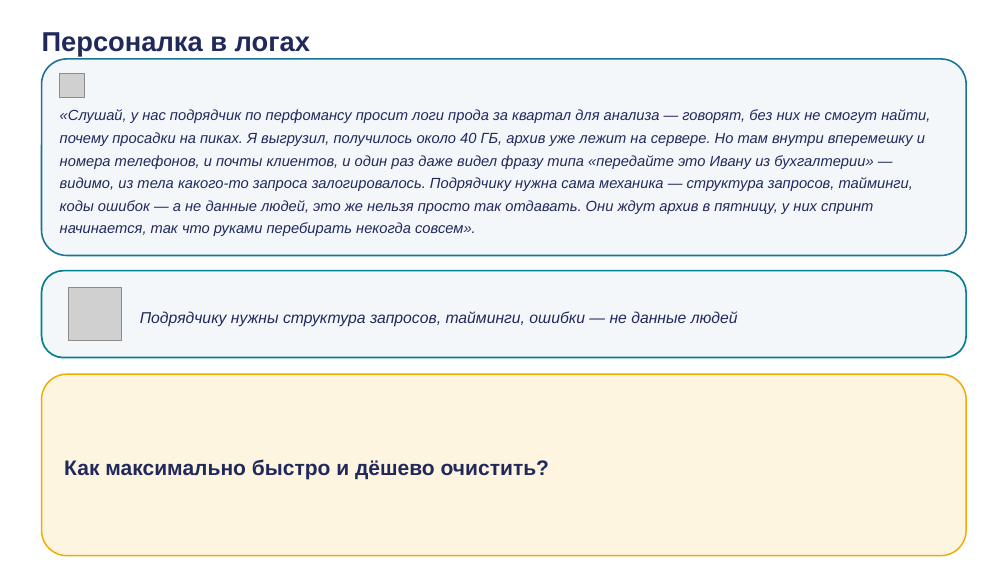
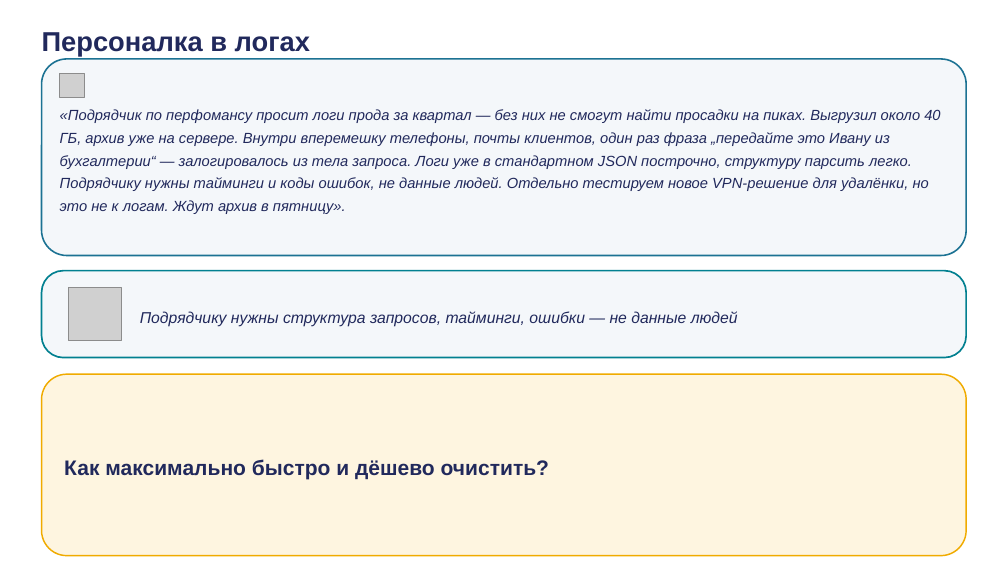
Before and after one commit to tellina-study/AI-usage-lessons, a slide deck: slide 7 of library/seminars/sem-02/rendered/sem-02.pptx. Drawn at 1008x567 pixels with LibreOffice and Linux fonts; fonts in the diff are those of the drawing; grey boxes stand for pictures. Boxes give left, top, right and bottom in pixels: in the first picture for what was removed or moved away, otherwise in the second. Text is boxed around its words. In the diff, an @@ line names an element or a change of style, - is before the commit and + after.

```diff
--- a/library/seminars/sem-02/rendered/sem-02.pptx
+++ b/library/seminars/sem-02/rendered/sem-02.pptx
@@ text at bbox=[60, 109, 940, 214]: text changed @@
-«Слушай, у нас подрядчик по перфомансу просит логи прода за квартал для анализа — говорят, без них не смогут найти, почему просадки на пиках. Я выгрузил, получилось около 40 ГБ, архив уже лежит на сервере. Но там внутри вперемешку и номера телефонов, и почты клиентов, и один раз даже видел фразу типа «передайте это Ивану из бухгалтерии» — видимо, из тела какого-то запроса залогировалось. Подрядчику нужна сама механика — структура запросов, тайминги, коды ошибок — а не данные людей, это же нельзя просто так отдавать. Они ждут архив в пятницу, у них спринт начинается, так что руками перебирать некогда совсем».
+«Подрядчик по перфомансу просит логи прода за квартал — без них не смогут найти просадки на пиках. Выгрузил около 40 ГБ, архив уже на сервере. Внутри вперемешку телефоны, почты клиентов, один раз фраза „передайте это Ивану из бухгалтерии“ — залогировалось из тела запроса. Логи уже в стандартном JSON построчно, структуру парсить легко. Подрядчику нужны тайминги и коды ошибок, не данные людей. Отдельно тестируем новое VPN-решение для удалёнки, но это не к логам. Ждут архив в пятницу».
```
Also in this commit, not shown: 14 other slides changed, 35 other files.
